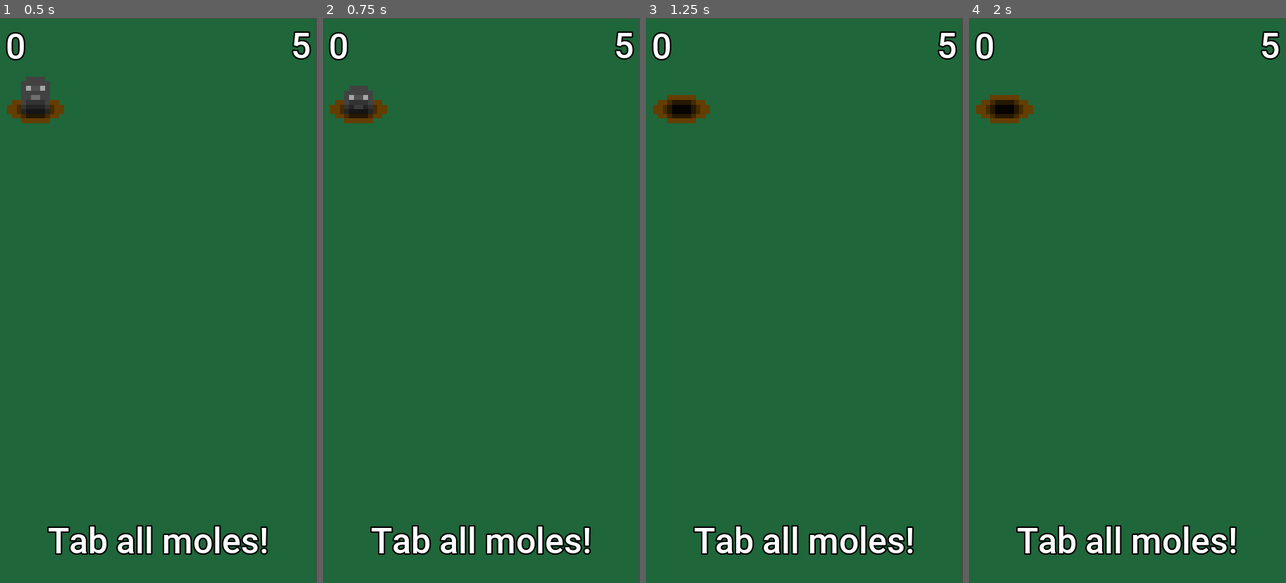
Above: before the commit, frames 1-4 (left to right).
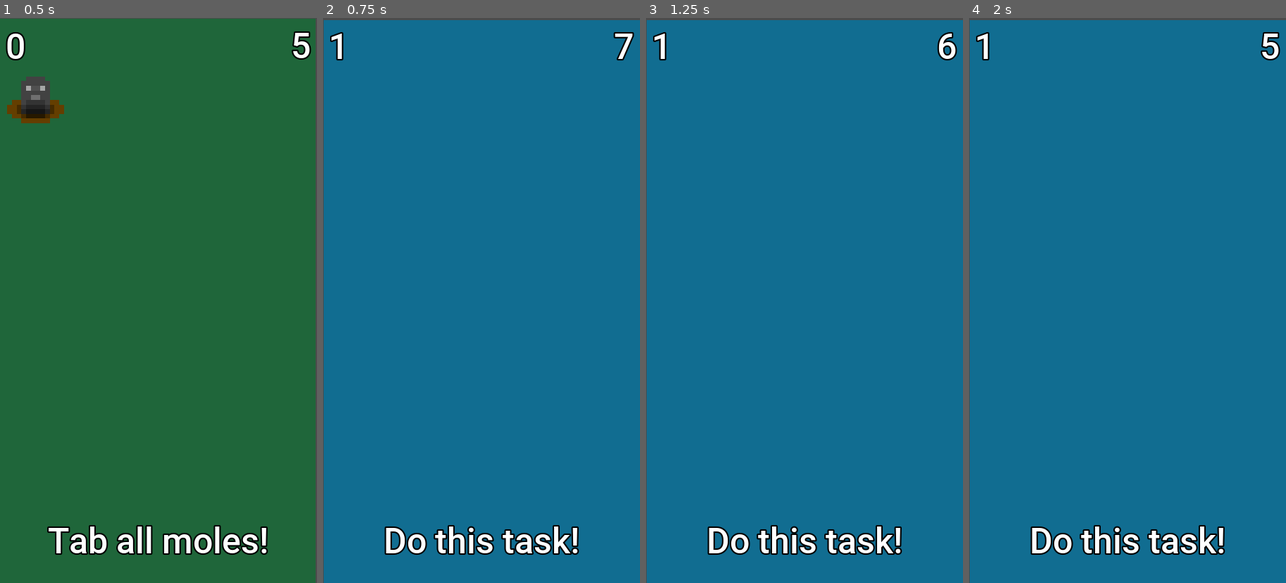
Above: after the commit, the same moments.

Repository: N-Ziermann/Minigame-Collection
Game: Godot game, scene res://Scenes/Tab_Moles.tscn
Two runs of this game, one before a commit and one after it. Both use one fixed random seed, a clock stepped at 60 frames per second and the inputs below. This scene is started directly instead of the project's main scene.
Inputs (mouse positions are in pixels of both pictures, inside the frame that each line leads up to):
- Up to frame 1 (0.5 s): no input
- Up to frame 2 (0.75 s): tap Enter at 0.5 s; move the mouse to (357, 102) at 0.52 s; click (357, 102) at 0.67 s
- Up to frame 3 (1.25 s): no input
- Up to frame 4 (2 s): tap Space at 1.25 s; move the mouse to (1064, 328) at 1.27 s; click (1064, 328) at 1.42 s

Frame 1 is identical in both runs. In frame 2, 99% of the frame differs, in the area x 0-100%, y 0-100%; in frame 3, 99%; in frame 4, 99%.
Error in both runs: Invalid get index '1' (on base: 'Nil'). (res://Scripts/Timer.gd:9)

Commit message:
Add Game_Over Screen + Win Scenario for Tab_Moles

Diff:
--- /dev/null
+++ b/App/Scenes/Game_Over.tscn
@@ -0,0 +1,57 @@
+[gd_scene load_steps=4 format=2]
+
+[ext_resource path="res://Fonts/Roboto-Medium.ttf" type="DynamicFontData" id=1]
+
+[sub_resource type="DynamicFont" id=1]
+size = 120
+outline_size = 5
+outline_color = Color( 0, 0, 0, 1 )
+font_data = ExtResource( 1 )
+
+[sub_resource type="GDScript" id=2]
+script/source = "extends Label
+
+
+func _ready():
+	self.text = \"You lost!\\nYou played \" + str($\"/root/Global\".score) + \"\\nMinigames!\"
+
+
+"
+
+[node name="Node2D" type="Node2D"]
+position = Vector2( -0.814514, 3.25803 )
+
+[node name="Background" type="Node2D" parent="."]
+z_index = -1
+
+[node name="ColorRect" type="ColorRect" parent="Background"]
+margin_left = 3.01471
+margin_top = 3.01465
+margin_right = 1083.01
+margin_bottom = 1923.01
+mouse_filter = 2
+color = Color( 0.0705882, 0.431373, 0.572549, 1 )
+__meta__ = {
+"_edit_lock_": true,
+"_edit_use_anchors_": false
+}
+
+[node name="Foreground" type="Node2D" parent="."]
+
+[node name="UI" type="Node2D" parent="."]
+
+[node name="Exercise" type="Label" parent="UI"]
+margin_top = 750.0
+margin_right = 1080.0
+margin_bottom = 1182.0
+custom_fonts/font = SubResource( 1 )
+text = "You Lost!
+You finished xx
+"
+align = 1
+valign = 1
+script = SubResource( 2 )
+__meta__ = {
+"_edit_lock_": true,
+"_edit_use_anchors_": false
+}
--- a/App/Scenes/Tab_Moles.tscn
+++ b/App/Scenes/Tab_Moles.tscn
@@ -1,11 +1,11 @@
-[gd_scene load_steps=9 format=2]
+[gd_scene load_steps=10 format=2]
 
 [ext_resource path="res://Fonts/Roboto-Medium.ttf" type="DynamicFontData" id=1]
 [ext_resource path="res://Sprites/Ninja Mole.png" type="Texture" id=2]
 [ext_resource path="res://Scripts/Timer.gd" type="Script" id=3]
 [ext_resource path="res://Scripts/Score.gd" type="Script" id=4]
 
-[sub_resource type="GDScript" id=5]
+[sub_resource type="GDScript" id=1]
 script/source = "extends Area2D
 
 var hidden = false
@@ -18,6 +18,7 @@
 	if not hidden:
 		self.get_child(0).get_child(0).play(\"Mole_Hide\")
 		hidden = true
+		get_tree().get_root().get_node(\"Node2D/GameManager\").moles_tabbed += 1
 
 
 #func _process(delta):
@@ -47,14 +48,30 @@
 "values": [ 3, 2, 1, 0 ]
 }
 
-[sub_resource type="RectangleShape2D" id=4]
+[sub_resource type="RectangleShape2D" id=3]
 extents = Vector2( 50, 50 )
 
-[sub_resource type="DynamicFont" id=1]
+[sub_resource type="DynamicFont" id=4]
 size = 120
 outline_size = 5
 outline_color = Color( 0, 0, 0, 1 )
 font_data = ExtResource( 1 )
+
+[sub_resource type="GDScript" id=5]
+script/source = "extends Node2D
+
+
+var num_moles = 1
+var moles_tabbed = 0
+
+func on_time_over():
+	print(\"Time Over\")
+	get_tree().change_scene(\"res://Scenes/Game_Over.tscn\")
+
+func _process(_delta):
+	if moles_tabbed == num_moles:
+		$\"/root/Global\".load_random_game()
+"
 
 [node name="Node2D" type="Node2D"]
 position = Vector2( -0.814514, 3.25803 )
@@ -64,7 +81,7 @@
 [node name="Mole" type="Area2D" parent="Foreground"]
 position = Vector2( 122.419, 275.301 )
 scale = Vector2( 2, 2 )
-script = SubResource( 5 )
+script = SubResource( 1 )
 __meta__ = {
 "_edit_group_": true
 }
@@ -138,4 +155,7 @@
 "_edit_lock_": true,
 "_edit_use_anchors_": false
 }
+
+[node name="GameManager" type="Node2D" parent="."]
+script = SubResource( 5 )
 [connection signal="input_event" from="Foreground/Mole" to="Foreground/Mole" method="_on_Mole_input_event"]
--- a/App/Scripts/Global.gd
+++ b/App/Scripts/Global.gd
@@ -9,8 +9,8 @@
 
 # ["name", time_easy, time_medium, time_hard]
 var scenes = [
-	["Tab_Moles.tscn", 10, 5, 3],
-	["Default_Scene.tscn", 10, 5, 3],
+	["Tab_Moles.tscn", 7, 5, 3],
+	["Default_Scene.tscn", 7, 5, 3],
 ]
 
 
--- a/App/Scripts/Timer.gd
+++ b/App/Scripts/Timer.gd
@@ -15,6 +15,6 @@
 func _process(_delta):
 	time_left = time_for_level - (OS.get_unix_time() - time_at_start)
 	if time_left < 0:
-		pass
+		get_tree().get_root().get_node("Node2D/GameManager").on_time_over()
 	else:
 		self.text = str(time_left)
Not shown: 4 places in App/Scenes/Main-Scene.tscn that only renumber resources
Not shown: 5 places in App/Scenes/Tab_Moles.tscn that only renumber resources
